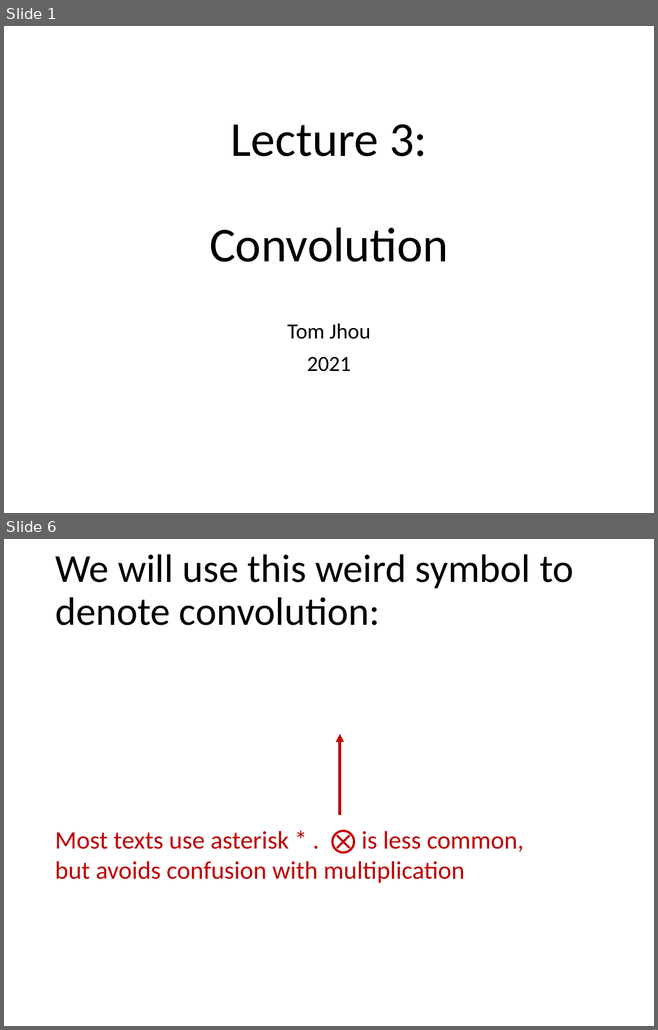
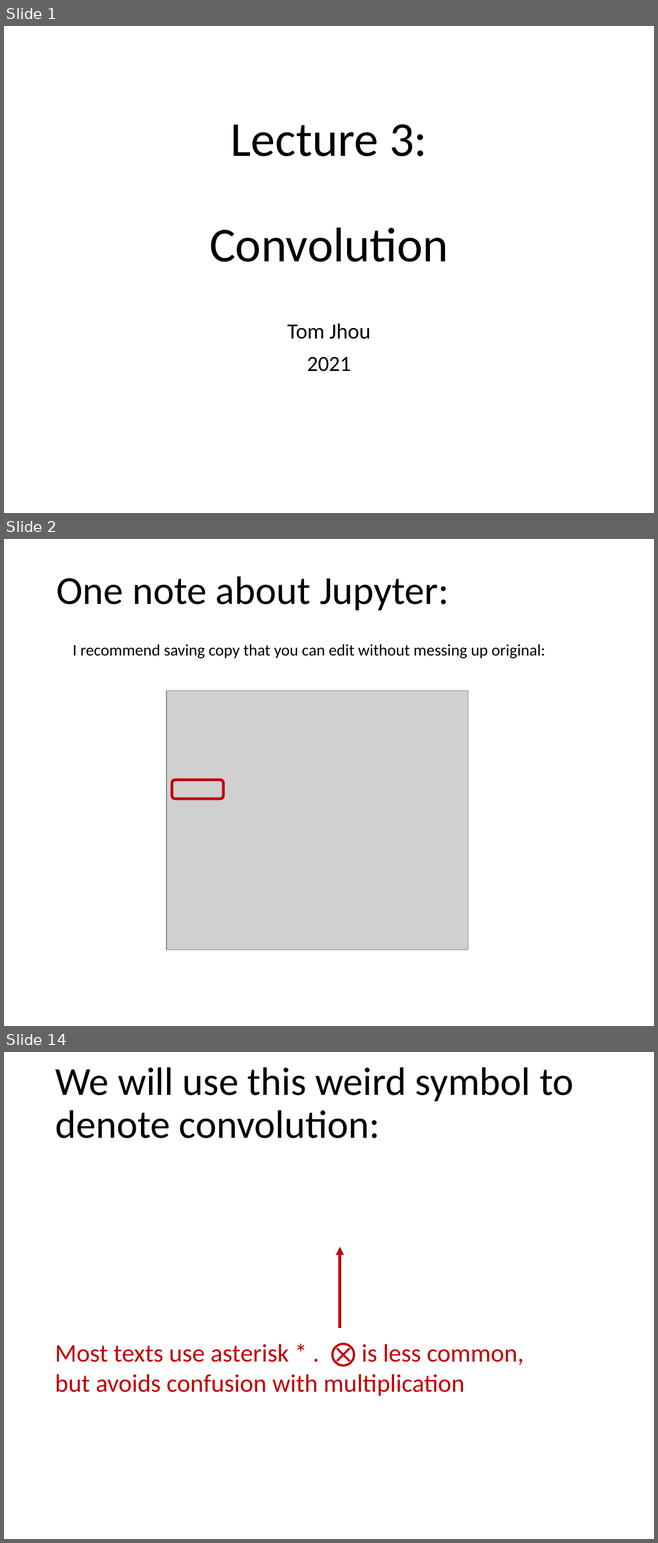
Before and after one commit to tomjhou/MathClassPythonCode, a slide deck: Class3/Lecture3 - Convolution.pptx. Shown one above the other, each under a label of ours: slides 1 and 6 before the commit, slides 1, 2 and 14 after it; the slides between them are not shown. The pictures are 658x1030 and 658x1543 pixels, drawn with LibreOffice and Linux fonts; fonts in the diff are those of the drawing; grey boxes stand for pictures. Boxes give left, top, right and bottom in pixels: in the first picture for what was removed or moved away, otherwise in the second. Text is boxed around its words. In the diff, an @@ line names an element or a change of style, - is before the commit and + after.

```diff
--- a/Class3/Lecture3 - Convolution.pptx
+++ b/Class3/Lecture3 - Convolution.pptx
@@ slide 2 added at bbox=[4, 539, 654, 1026], background #FFFFFF @@
@@ title added at bbox=[57, 576, 449, 610], 44 pt, text #000000 @@
+One note about Jupyter:
@@ text added at bbox=[72, 644, 545, 658], 18 pt, text #000000 @@
+I recommend saving copy that you can edit without messing up original:
@@ picture added at bbox=[166, 690, 468, 950] @@
@@ rounded rectangle added at bbox=[172, 780, 223, 799], outline #C00000 3 pt @@
@@ what was slide 6 is now slide 14 @@
```
Also in this commit, not shown: 5 slides changed, 13 other slides added, 1 other file.
